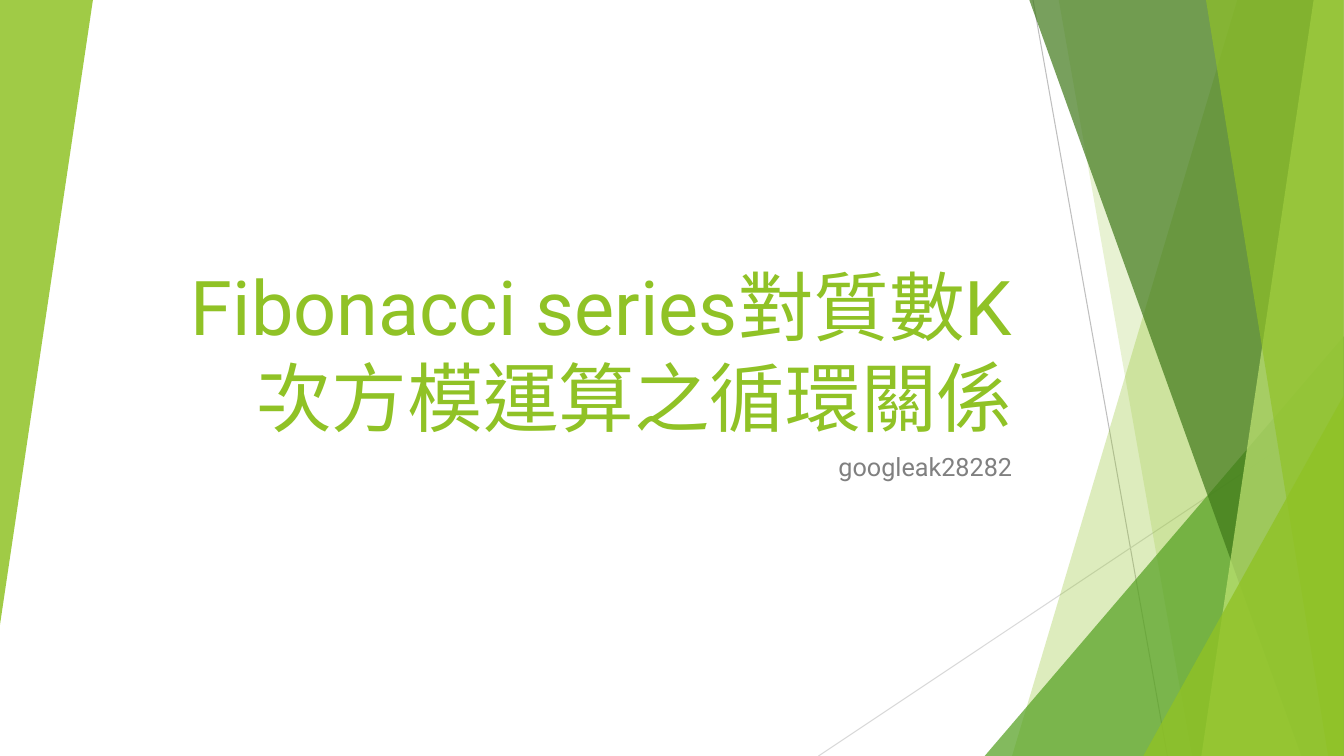
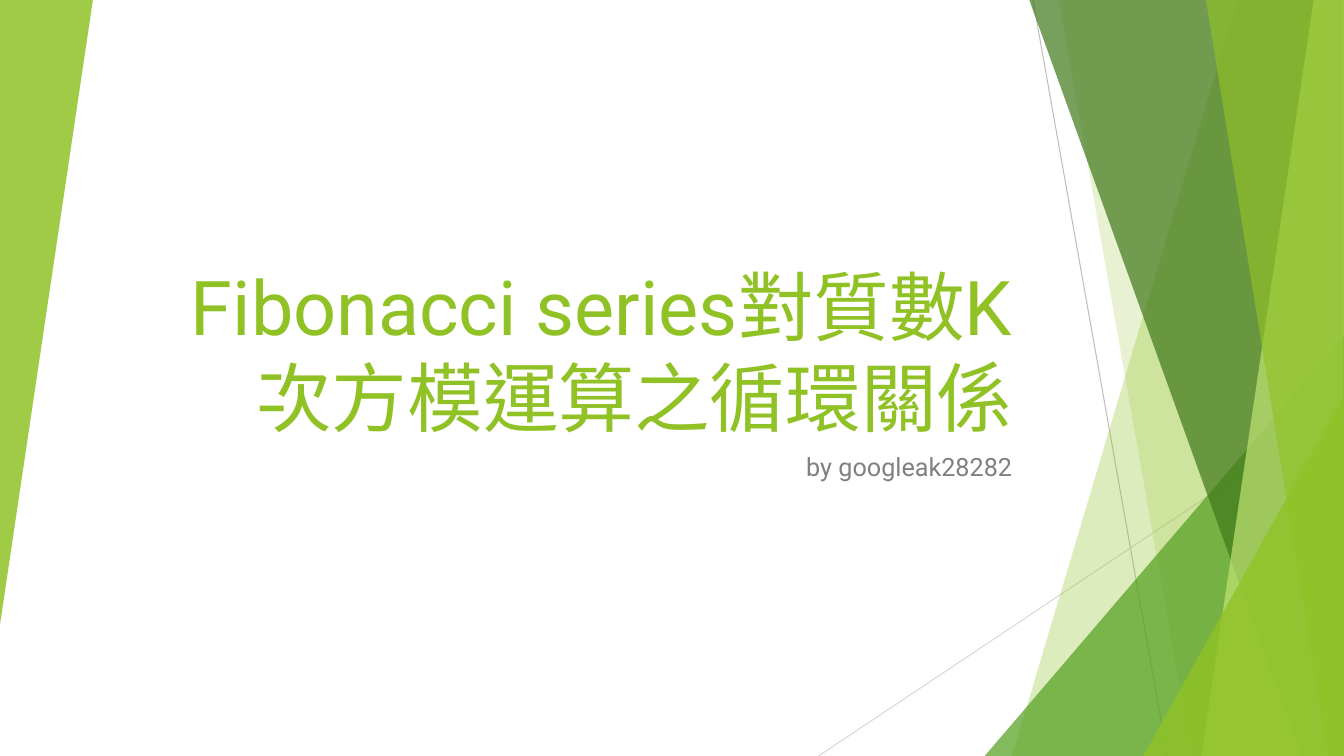
Before and after one commit to googleak28282/-, a slide deck: slide 1 of 二維線段樹.pptx. Drawn at 1344x756 pixels with LibreOffice and Linux fonts; fonts in the diff are those of the drawing. Boxes give left, top, right and bottom in pixels: in the first picture for what was removed or moved away, otherwise in the second. Text is boxed around its words. In the diff, an @@ line names an element or a change of style, - is before the commit and + after.

```diff
--- a/二維線段樹.pptx
+++ b/二維線段樹.pptx
@@ subtitle at [806, 457, 1012, 482]: text changed @@
-googleak28282
+by googleak28282
```
Also in this commit, not shown: 14 slides added, 5 other files.
